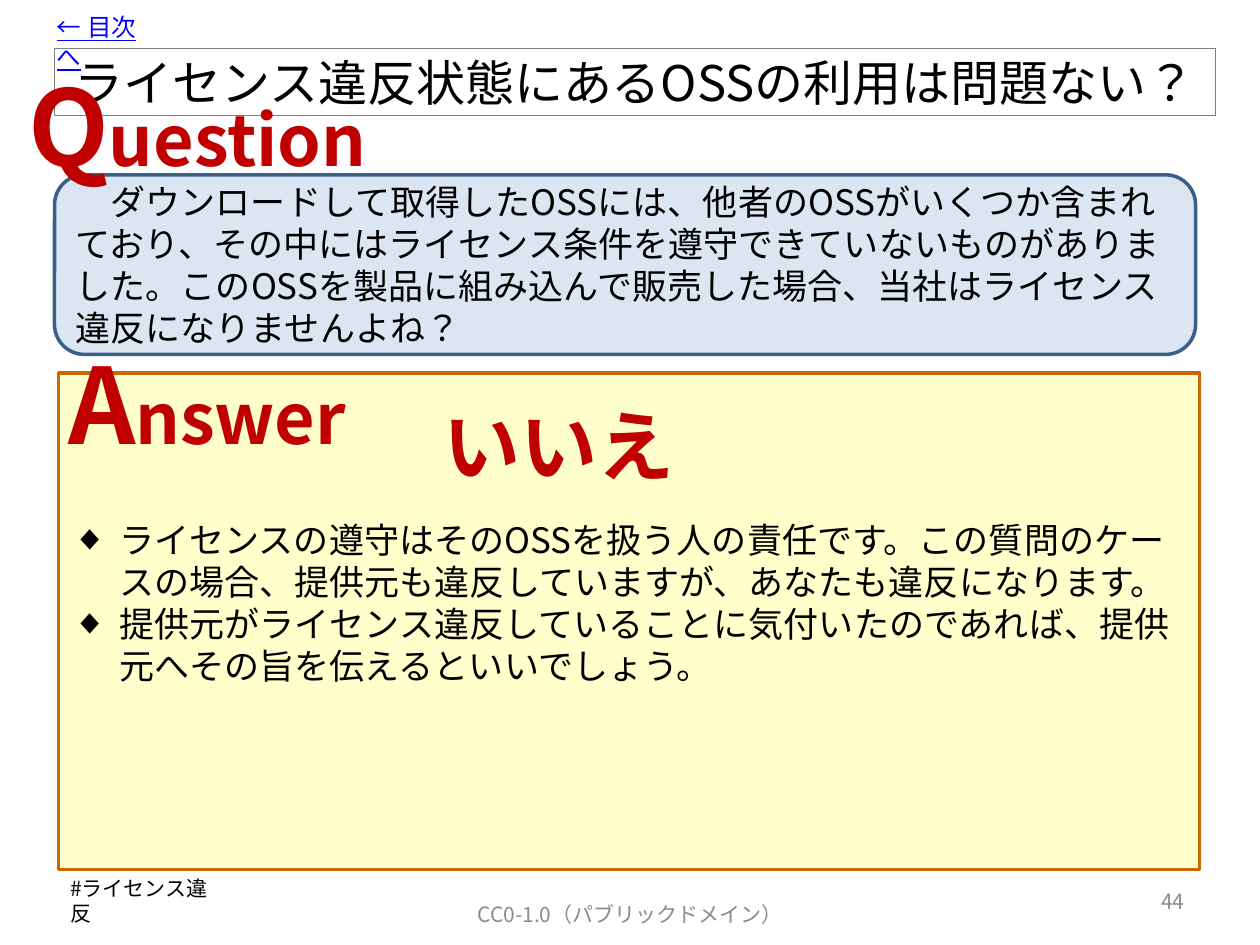
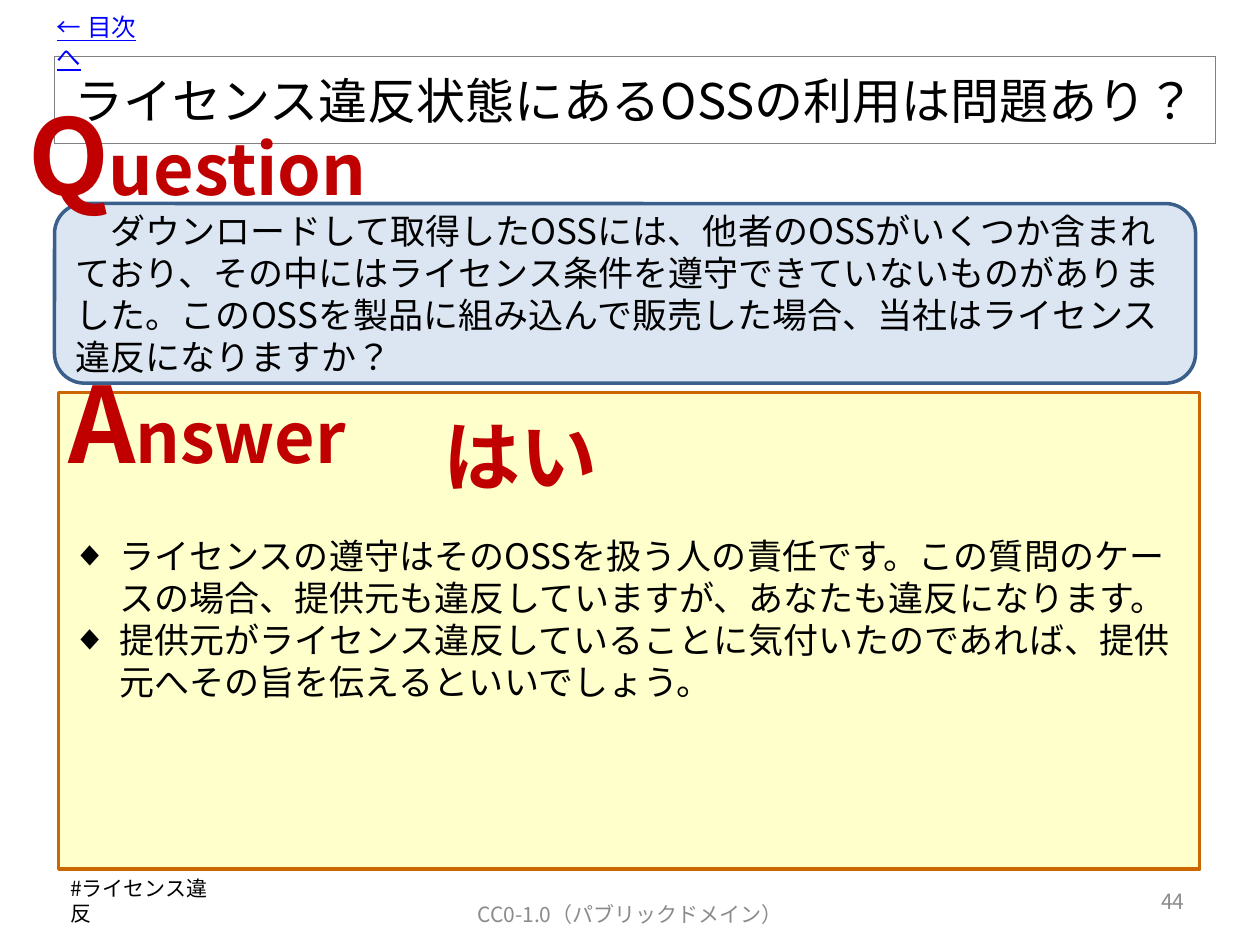
Before and after one commit to OpenChain-Project/OpenChain-JWG, a slide deck: slide 45 of Education_Material/FAQ/OSSライセンス関連でよくある誤解_CC0.pptx. Drawn at 1260x945 pixels with LibreOffice and Linux fonts; fonts in the diff are those of the drawing. Boxes give left, top, right and bottom in pixels: in the first picture for what was removed or moved away, otherwise in the second. Text is boxed around its words. In the diff, an @@ line names an element or a change of style, - is before the commit and + after.

Commit message:
V8.1に更新します。

```diff
--- a/Education_Material/FAQ/OSSライセンス関連でよくある誤解_CC0.pptx
+++ b/Education_Material/FAQ/OSSライセンス関連でよくある誤解_CC0.pptx
@@ title "ライセンス違反状態にあるOSSの利用は問題あり？": place and size @@
-title "ライセンス違反状態にあるOSSの利用は問題あり？" at [54,49,1215,116]
+title "ライセンス違反状態にあるOSSの利用は問題あり？" at [54,57,1215,145]
@@ text "Question": place and size @@
-text "Question" at [15,55,402,195]
+text "Question" at [15,84,402,224]
@@ title at [75,70,1196,132]: text changed @@
-ライセンス違反状態にあるOSSの利用は問題ない？
+ライセンス違反状態にあるOSSの利用は問題あり？
@@ rounded rectangle "ダウンロードして取得したOSSには、他者のOSSがいくつか含まれており、その中にはライセンス条件を遵守できていないものが ...": place and size @@
-rounded rectangle "ダウンロードして取得したOSSには、他者のOSSがいくつか含まれており、その中にはライセンス条件を遵守できていないものが ..." at [54,175,1196,355]
+rounded rectangle "ダウンロードして取得したOSSには、他者のOSSがいくつか含まれており、その中にはライセンス条件を遵守できていないものが ..." at [54,204,1196,384]
@@ text in rounded rectangle at [76,214,1160,373]: text changed @@
-ダウンロードして取得したOSSには、他者のOSSがいくつか含まれており、その中にはライセンス条件を遵守できていないものがありました。このOSSを製品に組み込んで販売した場合、当社はライセンス違反になりませんよね？
+ダウンロードして取得したOSSには、他者のOSSがいくつか含まれており、その中にはライセンス条件を遵守できていないものがありました。このOSSを製品に組み込んで販売した場合、当社はライセンス違反になりますか？
@@ text "Answer": place and size @@
-text "Answer" at [55,334,387,474]
+text "Answer" at [55,353,387,493]
@@ rectangle: place and size @@
-rectangle at [59,373,1201,869]
+rectangle at [59,393,1201,869]
@@ text at [444,424,598,489]: text changed @@
-いいえ
+はい
@@ text "ライセンスの遵守はそのOSSを扱う人の責任です。この質問のケースの場合、提供元も違反していますが、あなたも違反になります ...": place and size @@
-text "ライセンスの遵守はそのOSSを扱う人の責任です。この質問のケースの場合、提供元も違反していますが、あなたも違反になります ..." at [119,523,1169,682]
+text "ライセンスの遵守はそのOSSを扱う人の責任です。この質問のケースの場合、提供元も違反していますが、あなたも違反になります ..." at [119,539,1169,698]
```
Also in this commit, not shown: 5 other slides changed.
